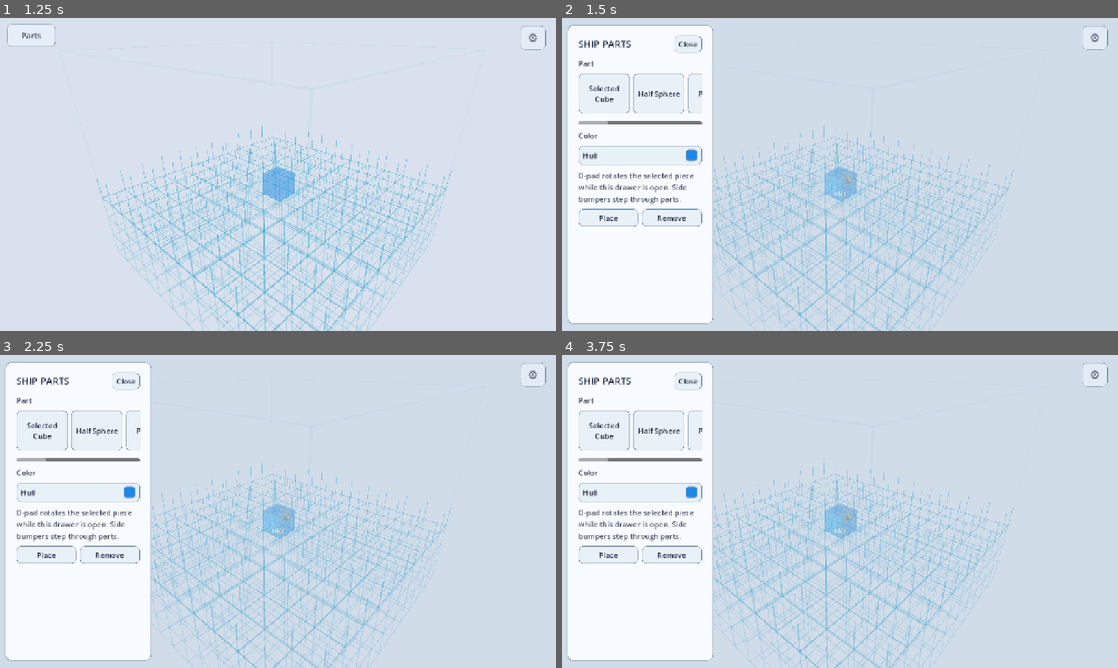
Above: before the commit, frames 1-4 (two rows, left to right).
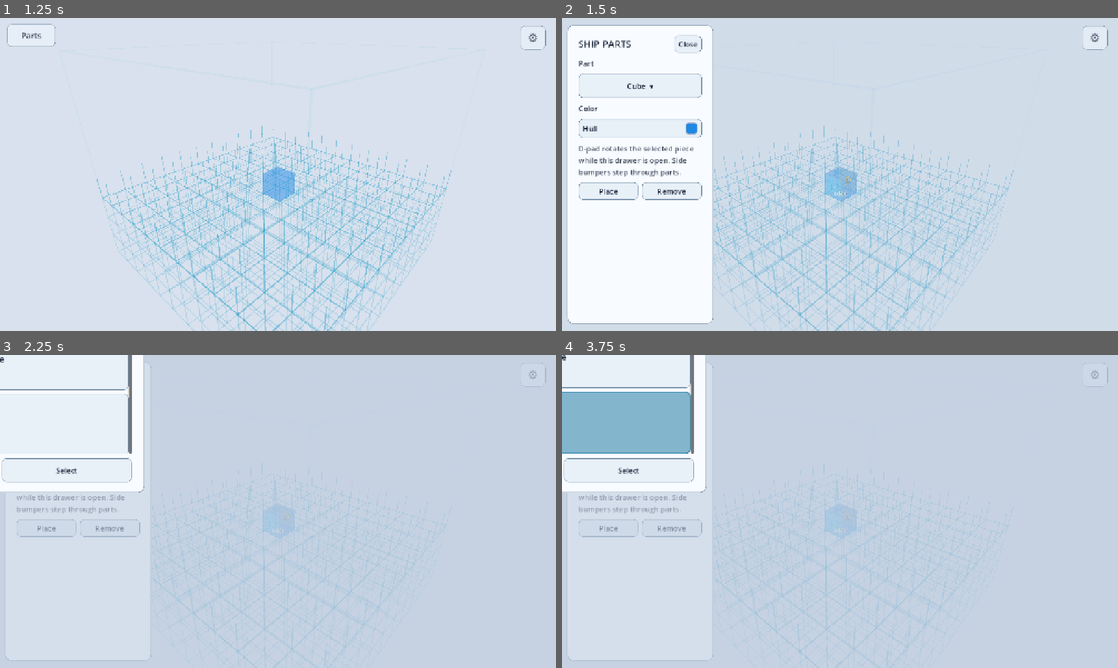
Above: after the commit, the same moments.

Repository: AkitaAttribute/SpaceMinerGame
Game: Godot game, scene res://main.tscn
Two runs of this game, one before a commit and one after it. Both use one fixed random seed, a clock stepped at 60 frames per second and the inputs below.
Inputs (mouse positions are in pixels of both pictures, inside the frame that each line leads up to):
- Up to frame 1 (1.25 s): click "+ Add" at 0.5 s
- Up to frame 2 (1.5 s): click "Parts" at 1.25 s
- Up to frame 3 (2.25 s): click (44, 430) at 2 s, where only the run before the commit has a clickable "Selected Cube"
- Up to frame 4 (3.75 s): click (639, 423) at 2.75 s, where only the run after the commit has a clickable "Cube ▾"; click (606, 430) at 3.5 s, where only the run before the commit has a clickable "Cube"

Frame 1 is identical in both runs. In frame 2, 2.7% of the frame differs, in the area x 3-26%, y 17-67%; in frame 3, 16%; in frame 4, 20%, in the area x 0-99%, y 0-100%.

Commit message:
Enable visual part picker UI

Diff:
--- a/project.godot
+++ b/project.godot
@@ -20,6 +20,7 @@
 LaserPresenter="*res://scripts/laser_presenter.gd"
 AsteroidMetallicPresenter="*res://scripts/asteroid_metallic_presenter.gd"
 AppSettings="*res://scripts/app_settings.gd"
+PartPickerUI="*res://scripts/part_picker_ui.gd"
 GamepadSettingsUI="*res://scripts/gamepad_settings_ui.gd"
 SkyCatalog="*res://scripts/sky_catalog.gd"
 ShipStore="*res://scripts/ship_store.gd"
